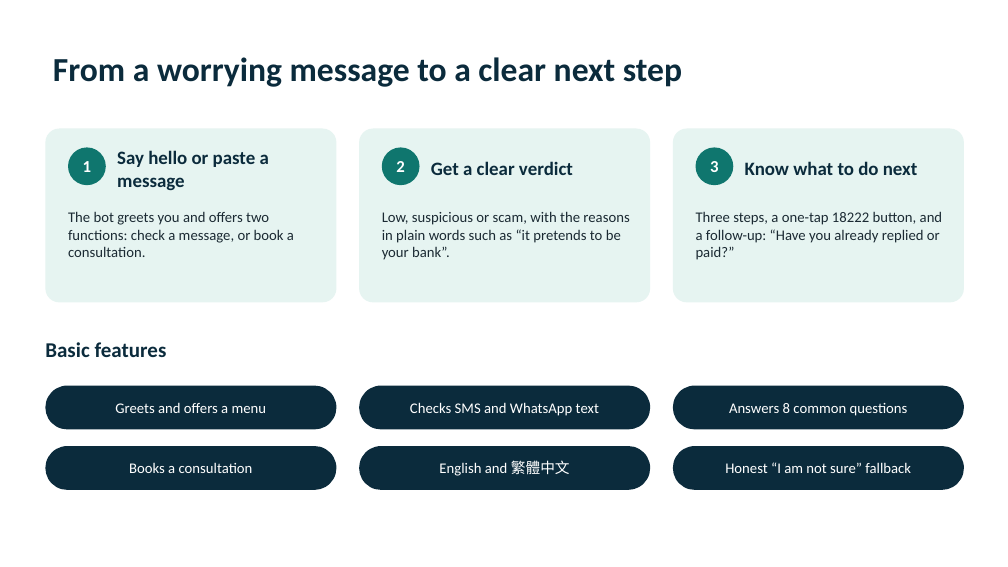
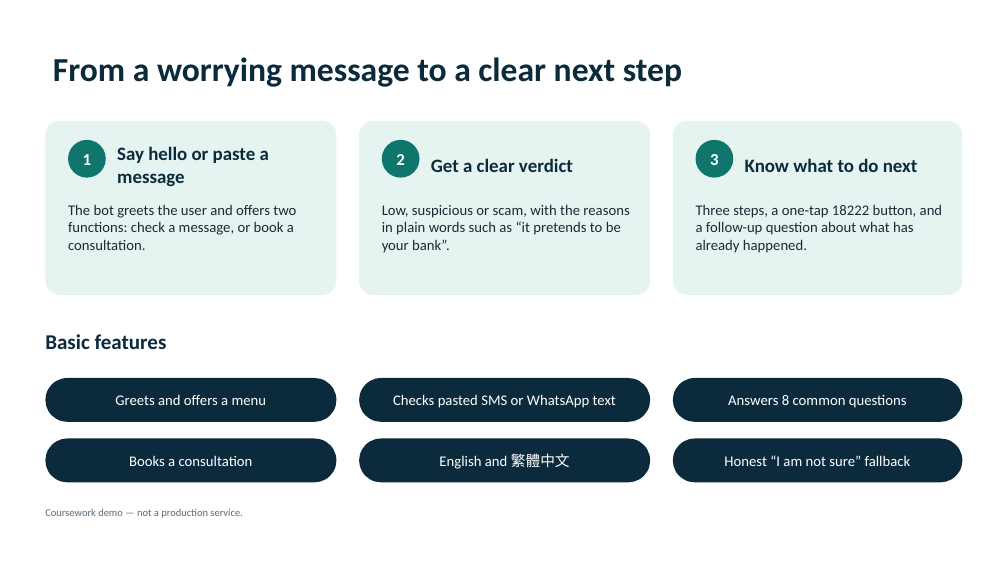
Before and after one commit to NCLJovi/COMP4431Grp19, a slide deck: slide 3 of docs/presentation/Scam_Checker_Group19.pptx (slide 2 before the commit). Drawn at 1008x567 pixels with LibreOffice and Linux fonts; fonts in the diff are those of the drawing. Boxes give left, top, right and bottom in pixels: in the first picture for what was removed or moved away, otherwise in the second. Text is boxed around its words. In the diff, an @@ line names an element or a change of style, - is before the commit and + after.

```diff
--- a/docs/presentation/Scam_Checker_Group19.pptx
+++ b/docs/presentation/Scam_Checker_Group19.pptx
@@ text "Say hello or paste a ..." moved from (x1=117, y1=150, x2=269, y2=190) to (x1=117, y1=146, x2=269, y2=186) @@
@@ text at (x1=68, y1=204, x2=296, y2=250): text changed @@
-The bot greets you and offers two functions: check a message, or book a consultation.
+The bot greets the user and offers two functions: check a message, or book a consultation.
@@ text at (x1=696, y1=204, x2=943, y2=253): text changed @@
-Three steps, a one-tap 18222 button, and a follow-up: “Have you already replied or paid?”
+Three steps, a one-tap 18222 button, and a follow-up question about what has already happened.
@@ 6 rounded rectangles, 2 texts moved together from (x1=45, y1=129, x2=964, y2=430) to (x1=45, y1=121, x2=963, y2=422) @@
@@ text in rounded rectangle at (x1=393, y1=394, x2=616, y2=408): text changed @@
-Checks SMS and WhatsApp text
+Checks pasted SMS or WhatsApp text
@@ 3 ellipses, 3 rounded rectangles moved together from (x1=45, y1=147, x2=964, y2=490) to (x1=45, y1=140, x2=963, y2=482) @@
@@ text added at (x1=45, y1=508, x2=242, y2=518), 10 pt, text #5B6B75 @@
+Coursework demo — not a production service.
```
Also in this commit, not shown: 6 other slides changed, 3 slides added.
